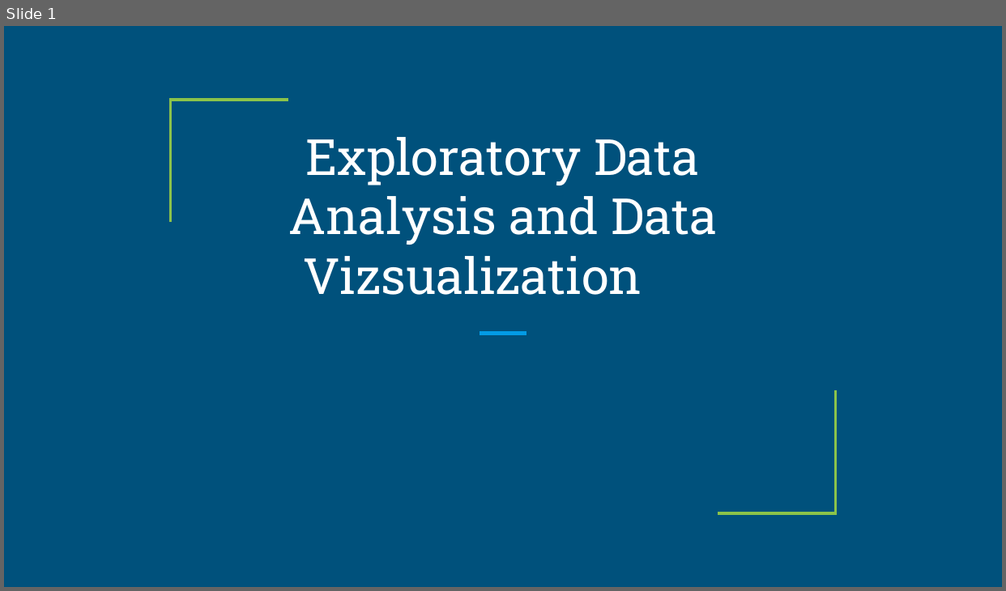
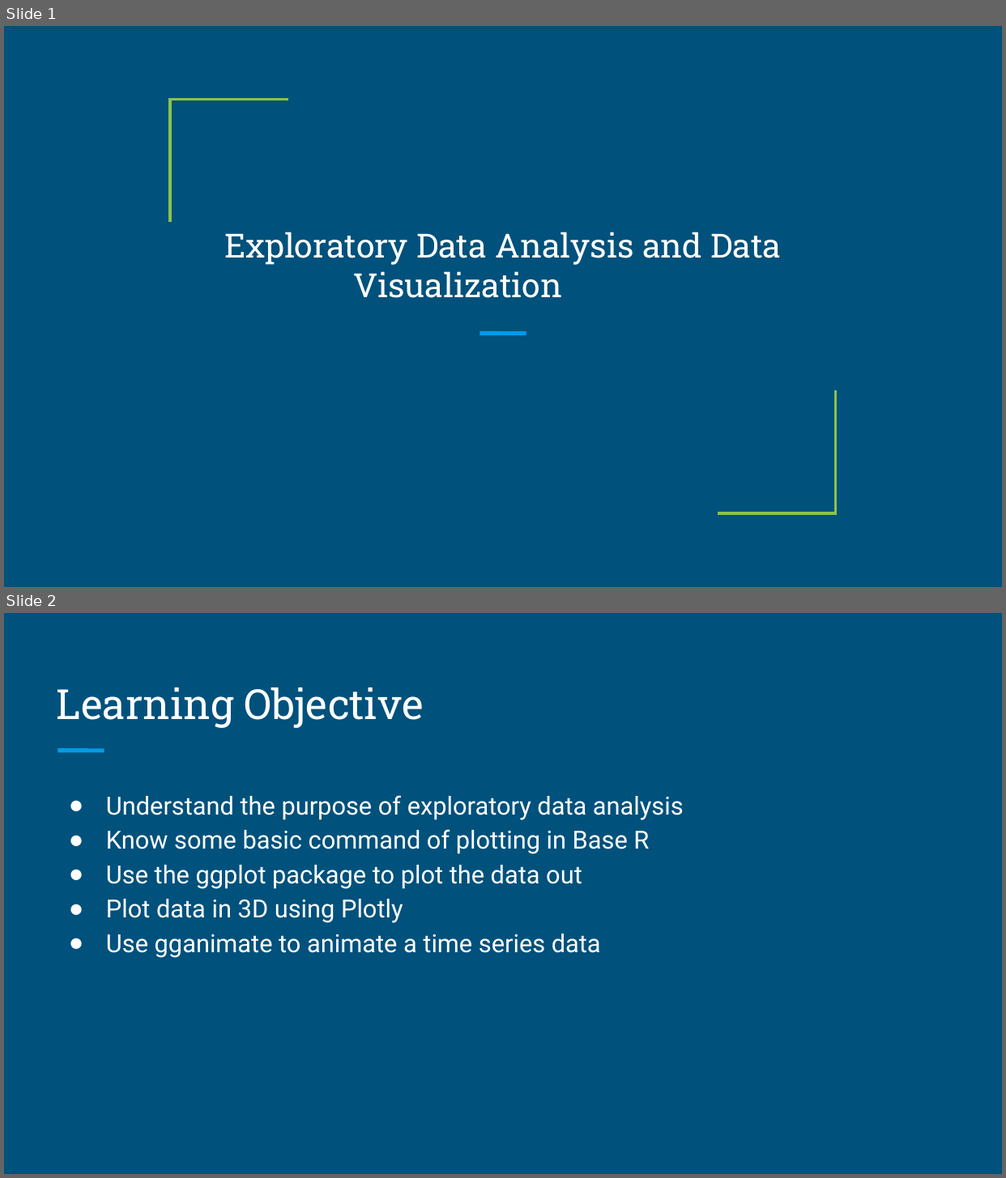
Before and after one commit to brandonyph/APB-Workshop-DataAnalyticsEssentials, a slide deck: Week5-Exploratory-Data-Analysis-and-Data-Vizsualization/Week 5-Exploratory Data Analysis and Data Vizsualization.pptx. Shown one above the other, each under a label of ours: slide 1 before the commit, slides 1 and 2 after it. The pictures are 1006x591 and 1006x1178 pixels, drawn with LibreOffice and Linux fonts; fonts in the diff are those of the drawing. Boxes give left, top, right and bottom in pixels: in the first picture for what was removed or moved away, otherwise in the second. Text is boxed around its words. In the diff, an @@ line names an element or a change of style, - is before the commit and + after.

```diff
--- a/Week5-Exploratory-Data-Analysis-and-Data-Vizsualization/Week 5-Exploratory Data Analysis and Data Vizsualization.pptx
+++ b/Week5-Exploratory-Data-Analysis-and-Data-Vizsualization/Week 5-Exploratory Data Analysis and Data Vizsualization.pptx
@@ slide 2 added at (4,613,1002,1174), background #00517C @@
@@ text added at (56,688,424,728), 30 pt, text #FFFFFF @@
+Learning Objective
@@ freeform shape added at (58,751,104,751), outline #039BE5 3 pt @@
@@ text added at (106,795,684,958), 18 pt, text #FFFFFF @@
+● Understand the purpose of exploratory data analysis
+● Know some basic command of plotting in Base R
+● Use the ggplot package to plot the data out
+● Plot data in 3D using Plotly
+● Use gganimate to animate a time series data
@@ slide 1 changed as well @@
@@ text at (224,232,781,298): text changed; size 36 to 24 pt @@
-Exploratory Data Analysis and Data Vizsualization
+Exploratory Data Analysis and Data Visualization
```
Also in this commit, not shown: 9 other slides changed, 1 slide removed, 9 other files.
